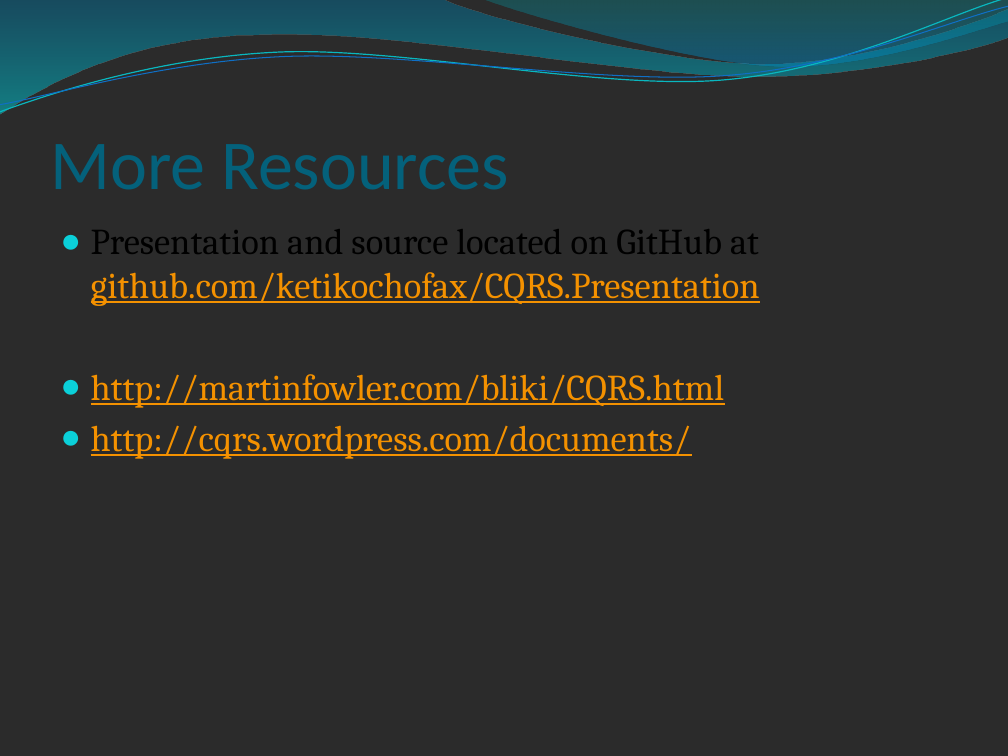
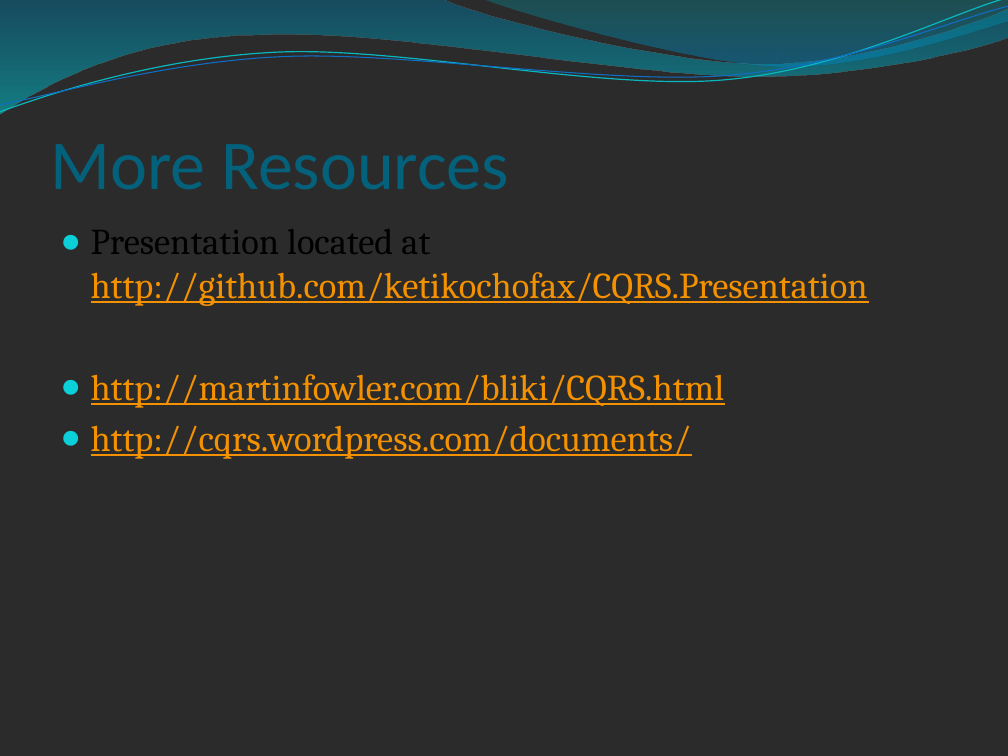
Before and after one commit to ketiko/CQRS.Presentation, a slide deck: slide 21 of Presentation/CQRS.pptx (slide 41 before the commit). Drawn at 1008x756 pixels with LibreOffice and Linux fonts; fonts in the diff are those of the drawing; background and template pictures are left out; a plain dark background stands for a picture behind light text. Boxes give left, top, right and bottom in pixels: in the first picture for what was removed or moved away, otherwise in the second. Text is boxed around its words. In the diff, an @@ line names an element or a change of style, - is before the commit and + after.

```diff
--- a/Presentation/CQRS.pptx
+++ b/Presentation/CQRS.pptx
@@ text at bbox=[91, 229, 868, 306]: text changed @@
-● Presentation and source located on GitHub at github.com/ketikochofax/CQRS.Presentation
+● Presentation located at http://github.com/ketikochofax/CQRS.Presentation
```
Also in this commit, not shown: 6 other slides changed, 8 slides added, 28 slides removed.
